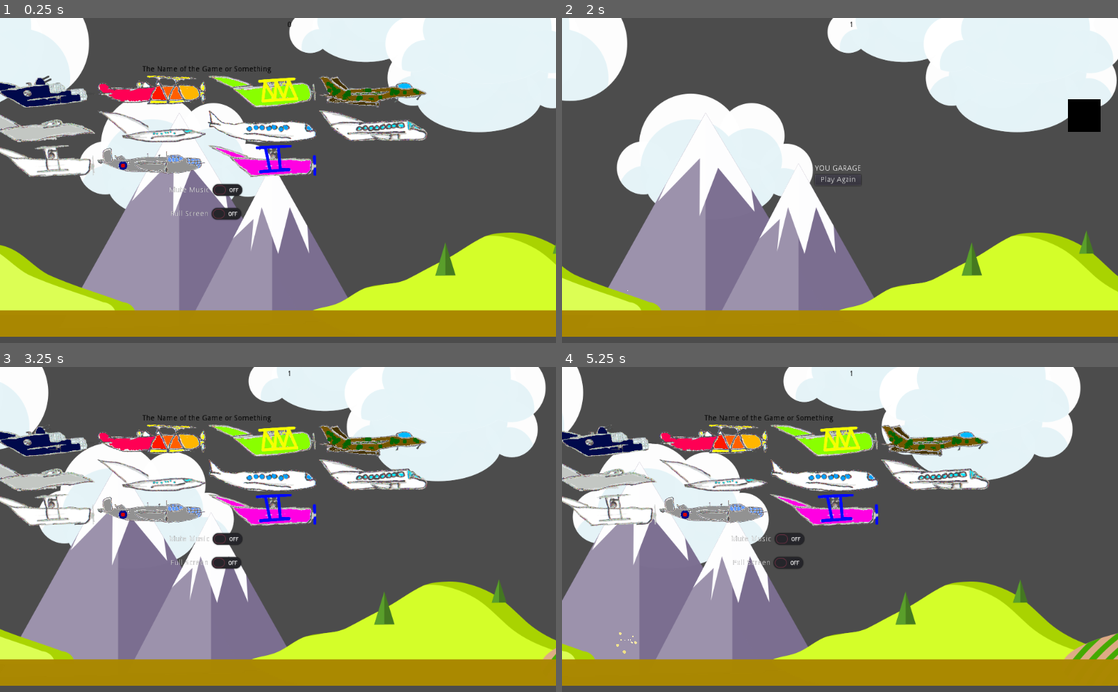
Above: before the commit, frames 1-4 (two rows, left to right).
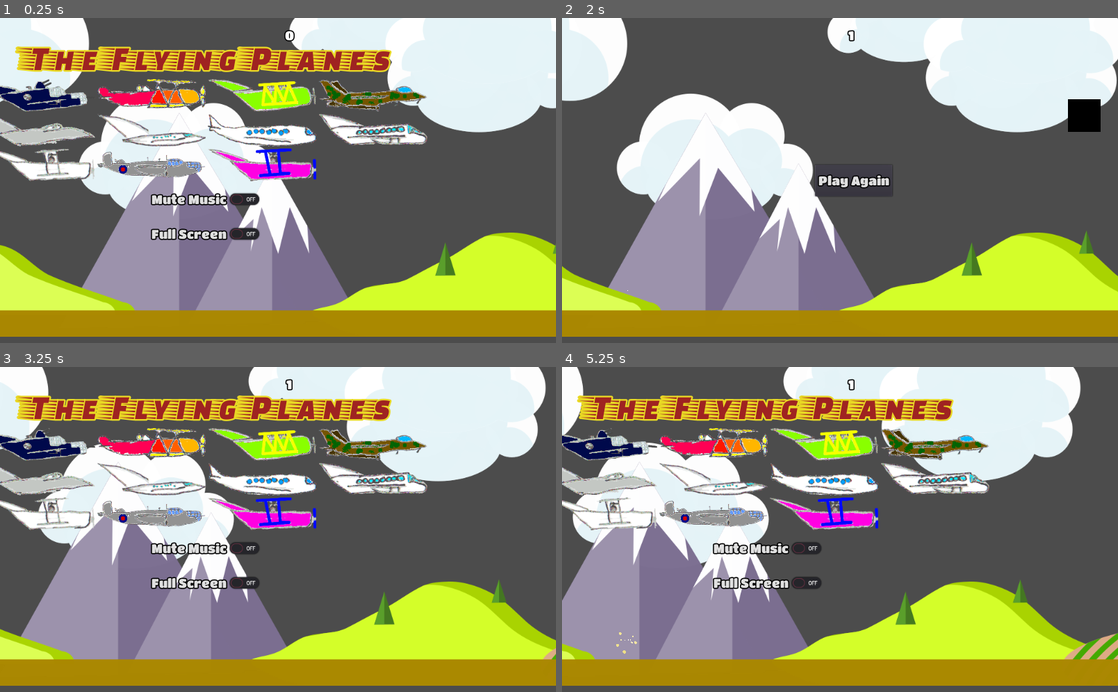
Above: after the commit, the same moments.

Repository: the-g-force/FamJam-October2020
Game: Godot game, scene res://src/Level.tscn
Same seed, same stepped clock (60 frames per second), same inputs: the game is played once before the commit and once after it.
Inputs (mouse positions are in pixels of both pictures, inside the frame that each line leads up to):
- Up to frame 1 (0.25 s): no input
- Up to frame 2 (2 s): click (600, 92) at 0.52 s; move the mouse to (962, 164) at 1.27 s; click (962, 164) at 1.42 s
- Up to frame 3 (3.25 s): click "Play Again" at 2 s; click (38, 445) at 2.77 s
- Up to frame 4 (5.25 s): click (712, 441) at 3.52 s; move the mouse to (728, 545) at 4.27 s; click (728, 545) at 4.42 s; click "Play Again" at 5 s

The runs differ from the first frame. In frame 1, 16% of the frame differs, in the area x 0-77%, y 1-69%; in frame 2, 0.5%; in frame 3, 16%; in frame 4, 16%.

Commit message:
Use the fonts

Diff:
--- /dev/null
+++ b/project/assets/fonts/ui_font.tres
@@ -0,0 +1,11 @@
+[gd_resource type="DynamicFont" load_steps=2 format=2]
+
+[ext_resource path="res://assets/fonts/TitanOne-Regular.ttf" type="DynamicFontData" id=1]
+
+[resource]
+size = 24
+outline_size = 2
+outline_color = Color( 0, 0, 0, 1 )
+extra_spacing_top = 12
+extra_spacing_bottom = 12
+font_data = ExtResource( 1 )
--- a/project/src/AirplaneSelection.tscn
+++ b/project/src/AirplaneSelection.tscn
@@ -1,6 +1,14 @@
-[gd_scene load_steps=2 format=2]
+[gd_scene load_steps=5 format=2]
 
 [ext_resource path="res://src/AirplaneSelection.gd" type="Script" id=1]
+[ext_resource path="res://assets/fonts/FasterOne-Regular.ttf" type="DynamicFontData" id=2]
+[ext_resource path="res://assets/fonts/ui_font.tres" type="DynamicFont" id=3]
+
+[sub_resource type="DynamicFont" id=1]
+size = 64
+outline_size = 3
+outline_color = Color( 0.913725, 0.847059, 0.141176, 1 )
+font_data = ExtResource( 2 )
 
 [node name="AirplaneSelection" type="Control"]
 anchor_right = 1.0
@@ -23,18 +31,19 @@
 }
 
 [node name="Label" type="Label" parent="VBoxContainer"]
-margin_top = 153.0
+margin_top = 125.0
 margin_right = 1024.0
-margin_bottom = 167.0
-custom_colors/font_color = Color( 0, 0, 0, 1 )
-text = "The Name of the Game or Something"
+margin_bottom = 194.0
+custom_fonts/font = SubResource( 1 )
+custom_colors/font_color = Color( 0.623529, 0.137255, 0.129412, 1 )
+text = "The Flying Planes"
 align = 1
 
 [node name="ButtonContainer" type="GridContainer" parent="VBoxContainer"]
 margin_left = 106.0
-margin_top = 171.0
+margin_top = 198.0
 margin_right = 918.0
-margin_bottom = 359.0
+margin_bottom = 386.0
 grow_horizontal = 2
 grow_vertical = 2
 size_flags_horizontal = 6
@@ -45,21 +54,23 @@
 }
 
 [node name="MuteButton" type="CheckButton" parent="VBoxContainer"]
-margin_left = 434.0
-margin_top = 363.0
-margin_right = 589.0
-margin_bottom = 403.0
+margin_left = 401.0
+margin_top = 390.0
+margin_right = 623.0
+margin_bottom = 430.0
 size_flags_horizontal = 4
+custom_fonts/font = ExtResource( 3 )
 text = "Mute Music"
 align = 1
 
 [node name="FullscreenButton" type="CheckButton" parent="VBoxContainer"]
-margin_left = 437.0
-margin_top = 407.0
-margin_right = 587.0
-margin_bottom = 447.0
+margin_left = 402.0
+margin_top = 434.0
+margin_right = 622.0
+margin_bottom = 474.0
 size_flags_horizontal = 4
 size_flags_vertical = 0
+custom_fonts/font = ExtResource( 3 )
 text = "Full Screen"
 align = 1
 [connection signal="pressed" from="VBoxContainer/MuteButton" to="." method="_on_MuteButton_pressed"]
--- a/project/src/GameOver.tscn
+++ b/project/src/GameOver.tscn
@@ -1,6 +1,7 @@
-[gd_scene load_steps=2 format=2]
+[gd_scene load_steps=3 format=2]
 
 [ext_resource path="res://src/GameOver.gd" type="Script" id=1]
+[ext_resource path="res://assets/fonts/ui_font.tres" type="DynamicFont" id=2]
 
 [node name="GameOver" type="VBoxContainer"]
 anchor_right = 1.0
@@ -10,15 +11,11 @@
 "_edit_use_anchors_": false
 }
 
-[node name="Label" type="Label" parent="."]
-margin_right = 1024.0
-margin_bottom = 14.0
-text = "YOU GARAGE"
-align = 1
-
 [node name="PlayAgainButton" type="Button" parent="."]
-margin_top = 18.0
-margin_right = 1024.0
-margin_bottom = 38.0
+margin_right = 148.0
+margin_bottom = 59.0
+size_flags_horizontal = 0
+size_flags_vertical = 0
+custom_fonts/font = ExtResource( 2 )
 text = "Play Again"
 [connection signal="pressed" from="PlayAgainButton" to="." method="_on_PlayAgainButton_pressed"]
--- a/project/src/HUD.tscn
+++ b/project/src/HUD.tscn
@@ -1,6 +1,7 @@
-[gd_scene load_steps=2 format=2]
+[gd_scene load_steps=3 format=2]
 
 [ext_resource path="res://src/HUD.gd" type="Script" id=1]
+[ext_resource path="res://assets/fonts/ui_font.tres" type="DynamicFont" id=2]
 
 [node name="HUD" type="Control"]
 anchor_right = 1.0
@@ -15,7 +16,8 @@
 margin_top = 6.0
 margin_right = 553.0
 margin_bottom = 20.0
-custom_colors/font_color = Color( 0, 0, 0, 1 )
+custom_fonts/font = ExtResource( 2 )
+text = "X"
 align = 1
 __meta__ = {
 "_edit_use_anchors_": false
Renamed: project/assets/fonts/Faster_One,Noto_Sans,Titan_One/Faster_One/FasterOne-Regular.ttf -> project/assets/fonts/FasterOne-Regular.ttf
Renamed: project/assets/fonts/Faster_One,Noto_Sans,Titan_One/Noto_Sans/NotoSans-Bold.ttf -> project/assets/fonts/NotoSans-Bold.ttf
Renamed: project/assets/fonts/Faster_One,Noto_Sans,Titan_One/Noto_Sans/NotoSans-Regular.ttf -> project/assets/fonts/NotoSans-Regular.ttf
Renamed: project/assets/fonts/Faster_One,Noto_Sans,Titan_One/Titan_One/TitanOne-Regular.ttf -> project/assets/fonts/TitanOne-Regular.ttf
Not shown, changed: README.md
